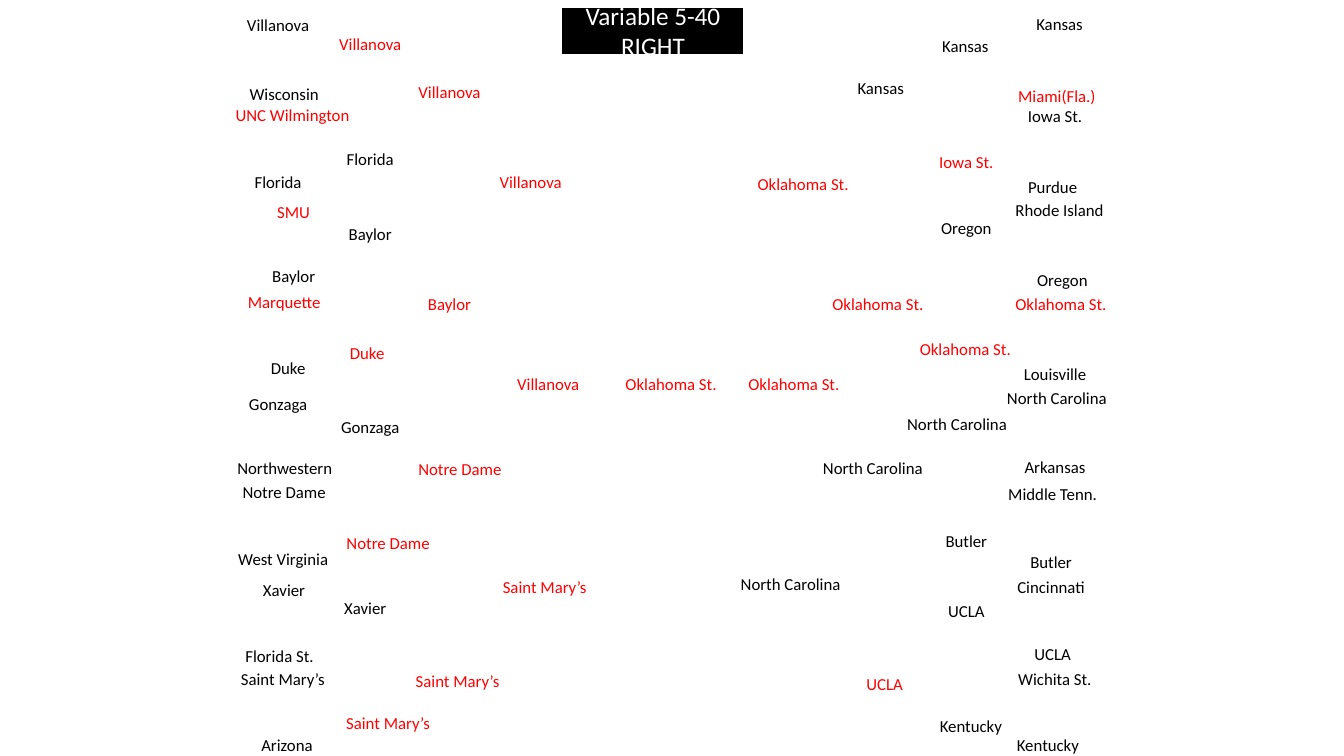
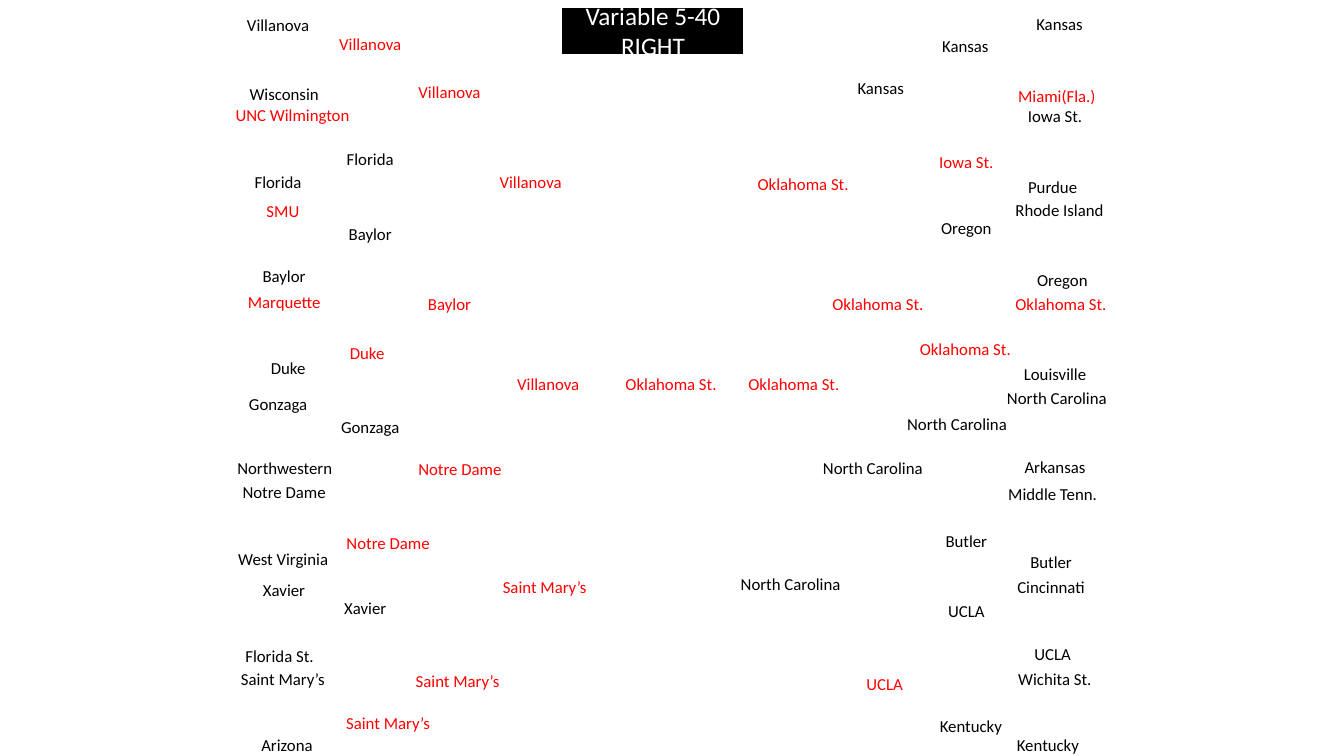
Before and after one commit to NicholasFrederick/March-Madness-Prediction, a slide deck: slide 24 of Brackets.pptx. Drawn at 1344x756 pixels with LibreOffice and Linux fonts; fonts in the diff are those of the drawing; background and template pictures are left out. Boxes give left, top, right and bottom in pixels: in the first picture for what was removed or moved away, otherwise in the second. Text is boxed around its words. In the diff, an @@ line names an element or a change of style, - is before the commit and + after.

```diff
--- a/Brackets.pptx
+++ b/Brackets.pptx
@@ text "SMU": place and size @@
-text "SMU" at (277, 207, 310, 218)
+text "SMU" at (266, 206, 299, 217)
@@ text "Baylor": place and size @@
-text "Baylor" at (272, 270, 315, 285)
+text "Baylor" at (263, 270, 306, 285)
```
Also in this commit, not shown: 3 other slides changed, 6 slides added, 6 slides removed.
